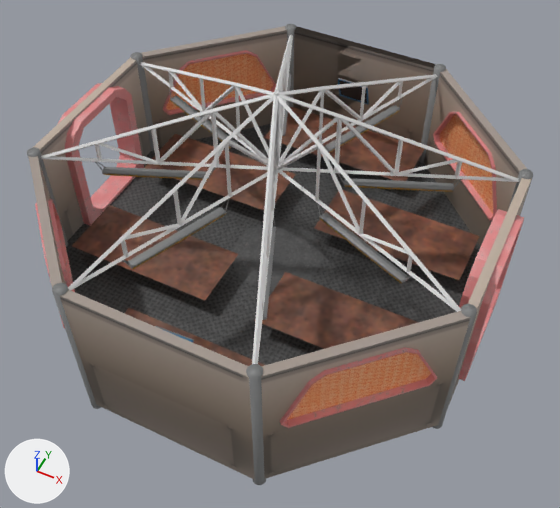
Before and after pictures for a commit that changed the Blender file Assets/homestead/models/large_greenhouse.blend.
Rendered twice from a 50 mm camera at (5.78, -11.39, 14.32) aimed at (-0.11, 0.39, -0.4). The axes (+X, +Y, +Z) are drawn at lower left. The lights are the same throughout.

In view in the first picture: 'Circle', 'bio_shelf_dirt.001', 'bio_shelf_dirt.002', 'corridorAnchor', 'lamp_ceiling', 'lattice', 'octagon_posts', 'walls', 'window', 'window_frame'.
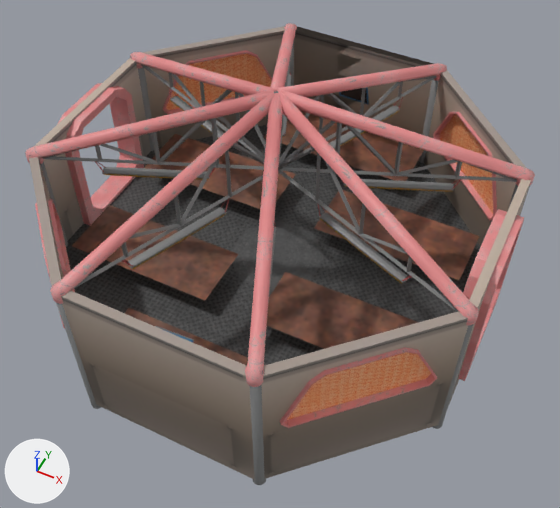
Commit message: Large greenhouse mesh updates

Pixel boxes (x1, y1, x2, y2) of what changed, in the pictures (560 x 508 px):
'Cylinder', added (pink): after (25, 23, 535, 387)
'lattice', recoloured, surface changed: (41, 35, 519, 364) in both

Edits to the bpy script that builds the scene:
```text
Change me_plane:
    where me_plane.from_pydata(...)  # 9 vertices, 7 faces; spans x -2.0..0.0, y 0.0..4.83, z 2.85..4.82
    used by ob_lattice; location = (0.0, 0.0, 0.0)
    me_plane part 1: texture (UV) coordinates changed
    add me_plane.materials.append(mat_metal_diffuse_png)  # picture img_metal_diffuse_png
Add me_cylinder_001:
    me_cylinder_001.from_pydata(...)  # 80 vertices, 66 faces; spans x -2.25..0.11, y -0.05..5.14, z 2.58..4.92
    me_cylinder_001.polygons.foreach_set('use_smooth', [True] * 66)
    me_cylinder_001.materials.append(mat_lockerao_tga_002)  # picture img_lockerao_tga_002
Add ob_cylinder:
    ob_cylinder = bpy.data.objects.new('Cylinder', me_cylinder_001)
    ob_cylinder.location = (0.0, 0.0, 0.0)
    _m = ob_cylinder.modifiers.new('Array', 'ARRAY')
    _m.count = 8
    _m.constant_offset_displace = (0.0, 0.0, 0.0)
    _m.use_relative_offset = False
    _m.use_object_offset = True
    _m.offset_object = ob_rotor__45
```
